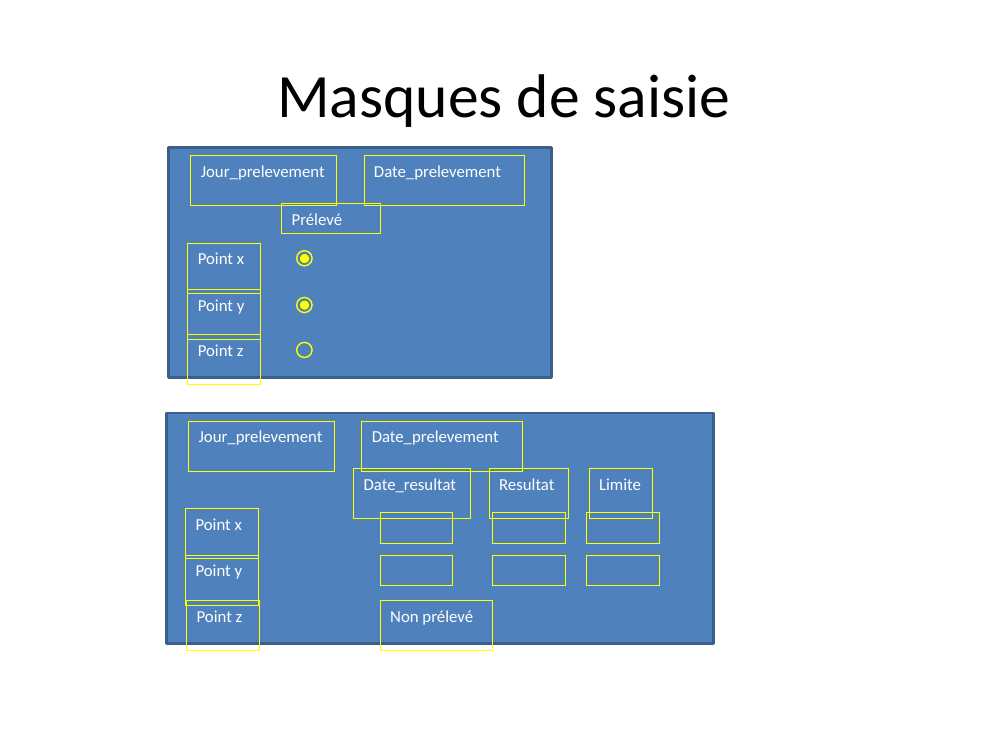
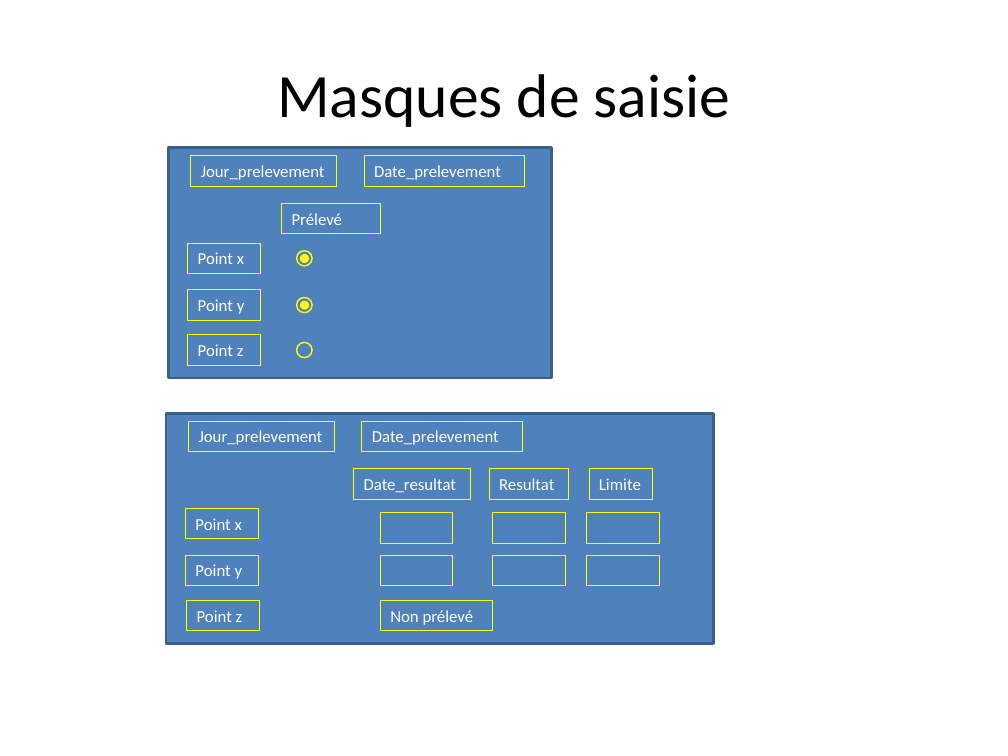
Before and after one commit to liavtavo/controle_microbio, a slide deck: slide 15 of php.pptx. Drawn at 1008x756 pixels with LibreOffice and Linux fonts; fonts in the diff are those of the drawing. Boxes give left, top, right and bottom in pixels: in the first picture for what was removed or moved away, otherwise in the second. Text is boxed around its words. In the diff, an @@ line names an element or a change of style, - is before the commit and + after.

```diff
--- a/php.pptx
+++ b/php.pptx
@@ rectangle "Jour_prelevement": place and size @@
-rectangle "Jour_prelevement" at (191,155,336,206)
+rectangle "Jour_prelevement" at (191,156,336,186)
@@ rectangle "Date_prelevement": place and size @@
-rectangle "Date_prelevement" at (364,155,524,206)
+rectangle "Date_prelevement" at (364,156,524,186)
@@ rectangle "Point x": place and size @@
-rectangle "Point x" at (187,243,260,293)
+rectangle "Point x" at (187,243,260,273)
@@ rectangle "Point y": place and size @@
-rectangle "Point y" at (187,289,260,340)
+rectangle "Point y" at (187,289,260,320)
@@ rectangle "Point z": place and size @@
-rectangle "Point z" at (187,335,260,385)
+rectangle "Point z" at (187,335,260,365)
@@ rectangle "Jour_prelevement": place and size @@
-rectangle "Jour_prelevement" at (188,421,334,472)
+rectangle "Jour_prelevement" at (188,421,334,452)
@@ rectangle "Date_prelevement": place and size @@
-rectangle "Date_prelevement" at (362,421,522,472)
+rectangle "Date_prelevement" at (362,421,522,452)
@@ rectangle "Date_resultat": place and size @@
-rectangle "Date_resultat" at (354,469,471,519)
+rectangle "Date_resultat" at (354,469,471,499)
@@ rectangle "Resultat": place and size @@
-rectangle "Resultat" at (489,469,569,519)
+rectangle "Resultat" at (489,469,569,499)
@@ rectangle "Limite": place and size @@
-rectangle "Limite" at (589,469,652,519)
+rectangle "Limite" at (589,469,652,499)
@@ rectangle "Point x": place and size @@
-rectangle "Point x" at (185,508,258,558)
+rectangle "Point x" at (185,508,258,538)
@@ rectangle "Point y": place and size @@
-rectangle "Point y" at (185,555,258,606)
+rectangle "Point y" at (185,555,258,586)
@@ rectangle "Point z": place and size @@
-rectangle "Point z" at (186,601,259,651)
+rectangle "Point z" at (186,600,259,630)
@@ rectangle "Non prélevé": place and size @@
-rectangle "Non prélevé" at (380,601,492,651)
+rectangle "Non prélevé" at (380,600,492,630)
```
Also in this commit, not shown: 13 other slides changed.
